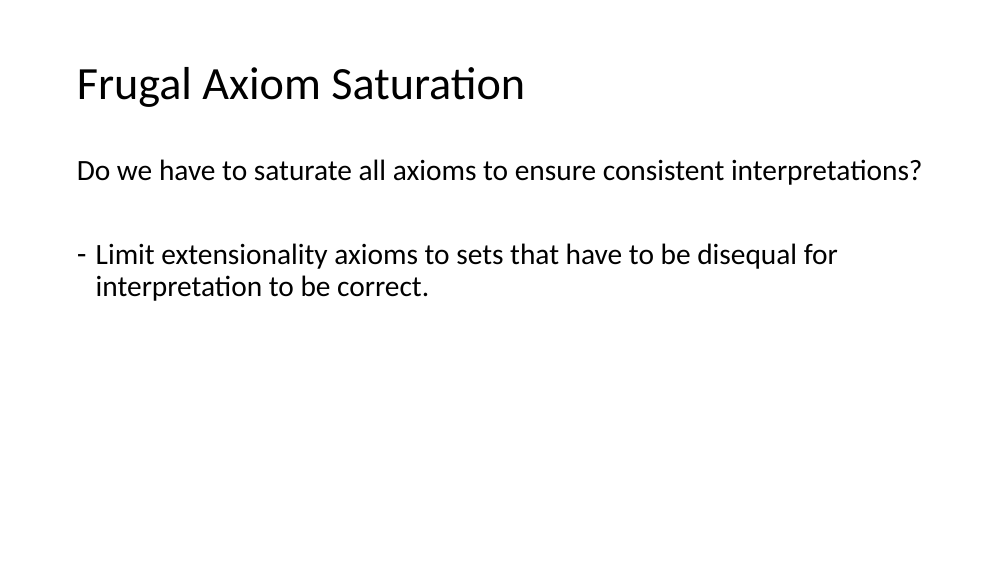
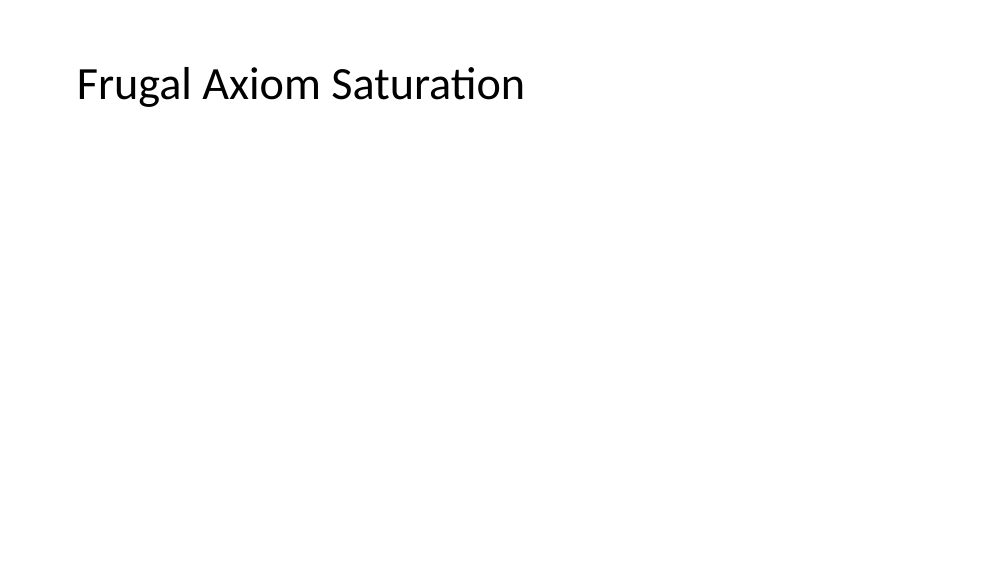
Before and after one commit to Z3Prover/doc, a slide deck: slide 34 of vienna-lectures/lecture3-theories.pptx (slide 33 before the commit). Drawn at 1008x567 pixels with LibreOffice and Linux fonts; fonts in the diff are those of the drawing; grey boxes stand for pictures. Boxes give left, top, right and bottom in pixels: in the first picture for what was removed or moved away, otherwise in the second. Text is boxed around its words. In the diff, an @@ line names an element or a change of style, - is before the commit and + after.

Commit message:
updates

```diff
--- a/vienna-lectures/lecture3-theories.pptx
+++ b/vienna-lectures/lecture3-theories.pptx
@@ text removed at (77,159,923,301) @@
-Do we have to saturate all axioms to ensure consistent interpretations?
-– Limit extensionality axioms to sets that have to be disequal for interpretation to be correct.
```
Also in this commit, not shown: 1 slide added.
